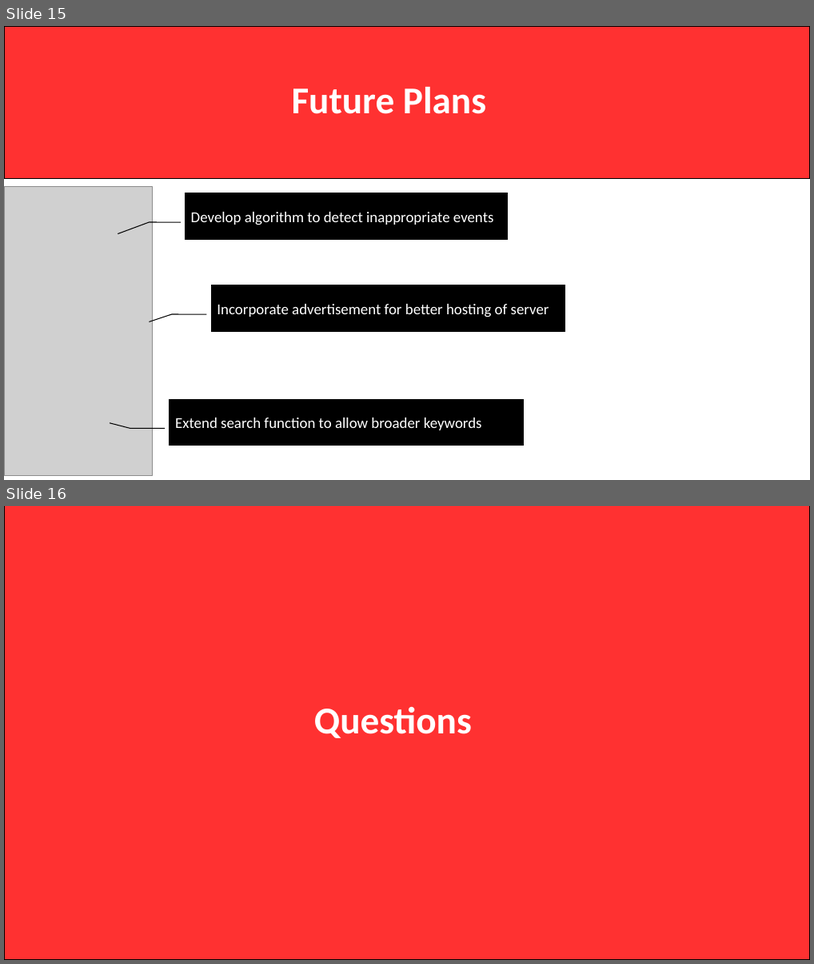
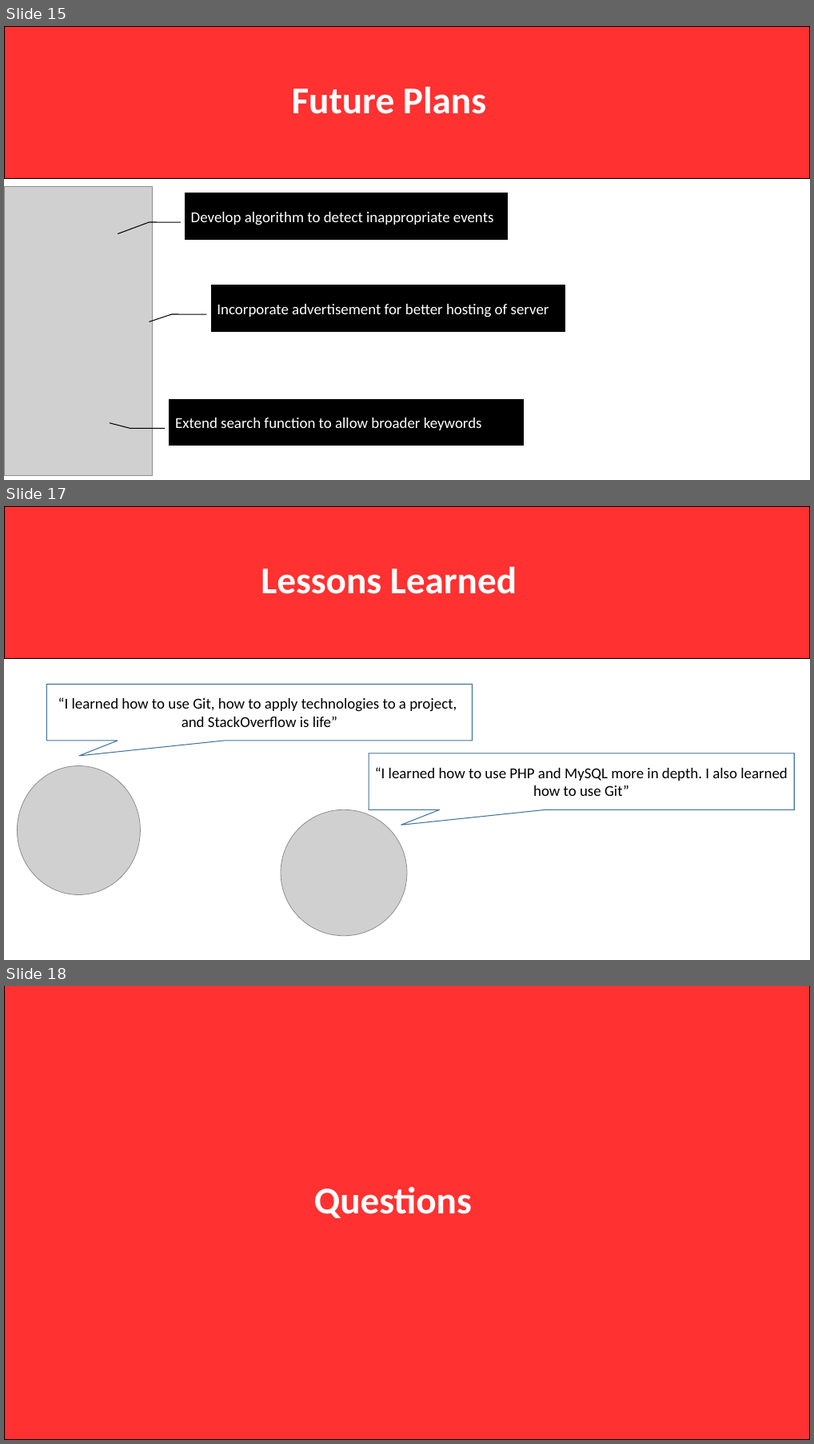
Before and after one commit to CarolynAnn/WebSysGroup4, a slide deck: final_presentation.pptx. Shown one above the other, each under a label of ours: slides 15 and 16 before the commit, slides 15, 17 and 18 after it; the slides between them are not shown. The pictures are 814x964 and 814x1444 pixels, drawn with LibreOffice and Linux fonts; fonts in the diff are those of the drawing; grey boxes stand for pictures. Boxes give left, top, right and bottom in pixels: in the first picture for what was removed or moved away, otherwise in the second. Text is boxed around its words. In the diff, an @@ line names an element or a change of style, - is before the commit and + after.

```diff
--- a/final_presentation.pptx
+++ b/final_presentation.pptx
@@ slide 17 added at [4, 506, 810, 960], background #FFFFFF @@
@@ rectangle added at [4, 506, 810, 659], fill #FF3131, outline #000000 1 pt @@
@@ title added at [261, 567, 517, 594], 45 pt, text #FFFFFF, bold @@
+Lessons Learned
@@ speech box added at [47, 684, 473, 740], fill #FFFFFF, outline #43739E 1 pt, 18 pt, text #000000 @@
+“I learned how to use Git, how to apply technologies to a project, and StackOverflow is life”
@@ picture added at [18, 765, 141, 894] @@
@@ speech box added at [369, 753, 794, 809], fill #FFFFFF, outline #43739E 1 pt, 18 pt, text #000000 @@
+“I learned how to use PHP and MySQL more in depth. I also learned how to use Git”
@@ picture added at [281, 810, 407, 936] @@
@@ what was slide 16 is now slide 18 @@
```
Also in this commit, not shown: 1 slide changed, 1 other slide added.
